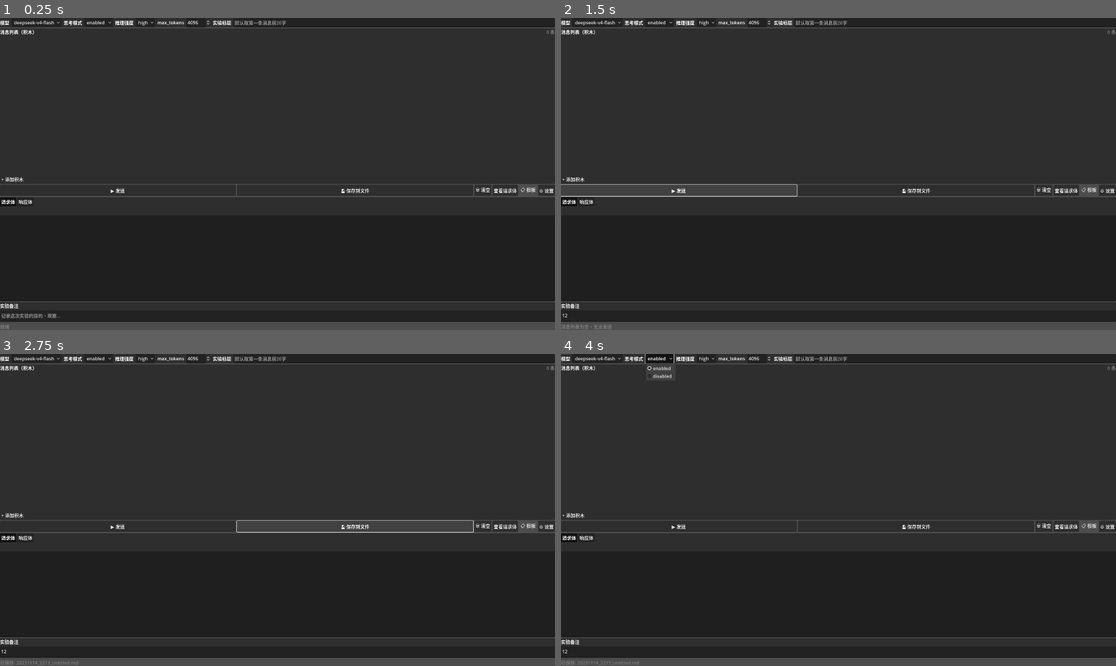
Above: before the commit, frames 1-4 (two rows, left to right).
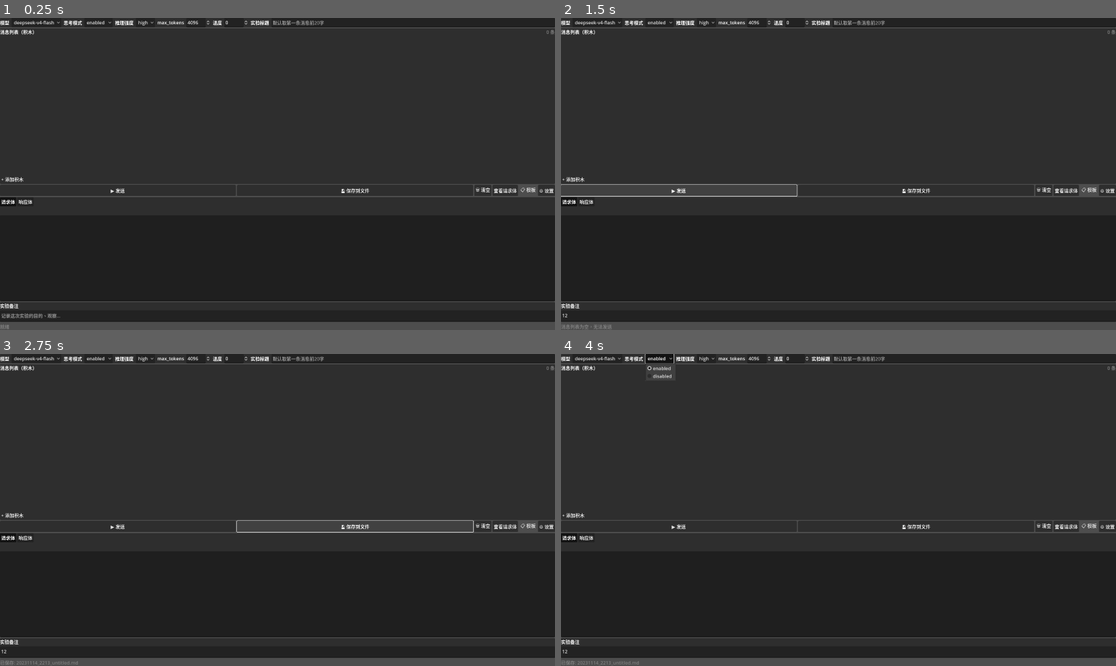
Above: after the commit, the same moments.

Repository: fkyah3/experiment-console
Game: Godot game, scene res://ExperimentPanel.tscn
The game is run twice, just before and just after one commit, with the same random seed, the same clock (stepped at 60 frames per second) and the same inputs.
Inputs (mouse positions are in pixels of both pictures, inside the frame that each line leads up to):
- Up to frame 1 (0.25 s): no input
- Up to frame 2 (1.5 s): click (838, 317) at 0.52 s; type "12" at 0.6 s; click "▶ 发送" at 1.25 s
- Up to frame 3 (2.75 s): click "💾 保存到文件" at 2 s
- Up to frame 4 (4 s): click "deepseek-v4-flash" at 2.75 s; click "enabled" at 3.5 s

The runs differ from the first frame. In frame 1, 0.2% of the frame differs, in the area x 38-59%, y 0-3%; in frame 2, 0.2%; in frame 3, 0.2%; in frame 4, 0.2%.

Commit message:
添加 temperature 参数，默认0（确定性输出），存储到 .md

Diff:
--- a/ExperimentPanel.gd
+++ b/ExperimentPanel.gd
@@ -19,11 +19,13 @@
 var _thinking: String = "enabled"
 var _effort: String = "high"
 var _max_tokens: int = 4096
+var _temperature: float = 0.0
 
 @onready var params_model: OptionButton = %ParamsModel
 @onready var params_thinking: OptionButton = %ParamsThinking
 @onready var params_effort: OptionButton = %ParamsEffort
 @onready var params_max_tokens: SpinBox = %ParamsMaxTokens
+@onready var params_temperature: SpinBox = %ParamsTemperature
 @onready var params_title: LineEdit = %ParamsTitle
 
 @onready var msg_list: VBoxContainer = %MsgList
@@ -79,6 +81,12 @@
 	params_max_tokens.value = _max_tokens
 	params_max_tokens.value_changed.connect(func(v: float): _max_tokens = int(v))
 
+	params_temperature.min_value = 0.0
+	params_temperature.max_value = 2.0
+	params_temperature.step = 0.1
+	params_temperature.value = _temperature
+	params_temperature.value_changed.connect(func(v: float): _temperature = v)
+
 	_params_add()
 	_populate_add_btn()
 	_connect_signals()
@@ -91,7 +99,7 @@
 	var hbox: HBoxContainer = get_node_or_null("VBox/ParamsPanel/ParamsHBox")
 	if hbox == null:
 		return
-	var labels := ["模型", "思考模式", "推理强度", "max_tokens", "实验标题"]
+	var labels := ["模型", "思考模式", "推理强度", "max_tokens", "温度", "实验标题"]
 	for i in labels.size():
 		var lbl := Label.new()
 		lbl.text = labels[i]
@@ -444,6 +452,7 @@
 	if _effort != "不传":
 		body_dict["reasoning_effort"] = _effort
 	body_dict["max_tokens"] = _max_tokens
+	body_dict["temperature"] = _temperature
 
 	var body_str := JSON.stringify(body_dict, "\t")
 	log_request.text = body_str
@@ -568,7 +577,7 @@
 
 	var msgs_to_send := _build_api_messages()
 	var fpath := _store.save_experiment(
-		title, _model, _thinking, _effort, _max_tokens,
+		title, _model, _thinking, _effort, _max_tokens, _temperature,
 		msgs_to_send, _messages,
 		log_request.text, _last_response_body,
 		_last_usage, notes_input.text
--- a/ExperimentPanel.tscn
+++ b/ExperimentPanel.tscn
@@ -44,6 +44,10 @@
 unique_name_in_owner = true
 layout_mode = 2
 
+[node name="ParamsTemperature" type="SpinBox" parent="VBox/ParamsPanel/ParamsHBox"]
+unique_name_in_owner = true
+layout_mode = 2
+
 [node name="ParamsTitle" type="LineEdit" parent="VBox/ParamsPanel/ParamsHBox" unique_id=574428605]
 unique_name_in_owner = true
 layout_mode = 2
--- a/ExperimentStore.gd
+++ b/ExperimentStore.gd
@@ -18,6 +18,7 @@
 	thinking: String,
 	effort: String,
 	max_tokens: int,
+	temperature: float,
 	messages: Array,
 	raw_messages: Array,
 	request_body: String,
@@ -58,6 +59,7 @@
 	file.store_string("thinking: \"%s\"\n" % thinking)
 	file.store_string("effort: \"%s\"\n" % effort)
 	file.store_string("max_tokens: %d\n" % max_tokens)
+	file.store_string("temperature: %.1f\n" % temperature)
 	file.store_string("---\n\n")
 
 	file.store_string("## messages（原始积木，reasoning 与 content 分离）\n\n")
Not shown, added: 实验报告/20260506_2126_英语请求_中文锚定思维.md
